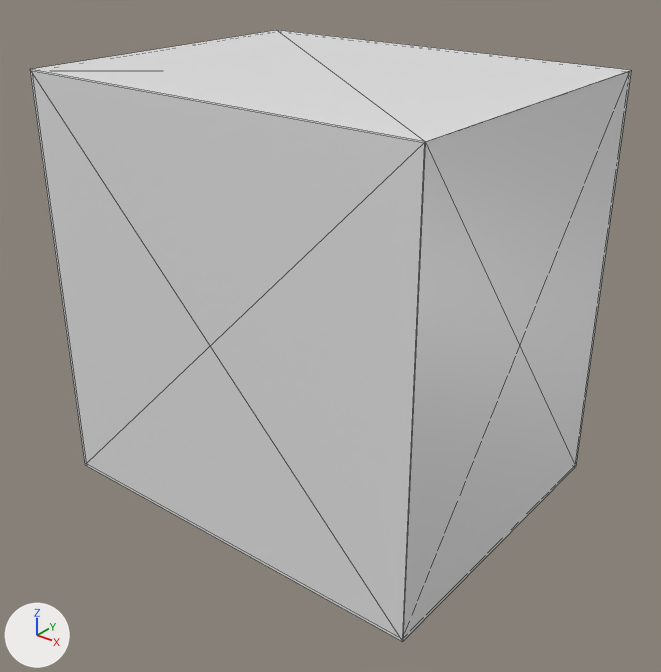
A saved change to the glTF model scene/models/map1.glb.
Camera for both pictures: a 50 mm camera at (39.7, -48.8, 42.4) aimed at (1.7, -1.4, 13.0). The axes (+X, +Y, +Z) are drawn at lower left. The lights are the same throughout. Mesh edges are drawn as thin lines. Objects named as collision shapes, trigger or cutter boxes, shadow casters or lower levels of detail are left out. Where no turn or scale is listed for an object, it has been applied to the vertices.
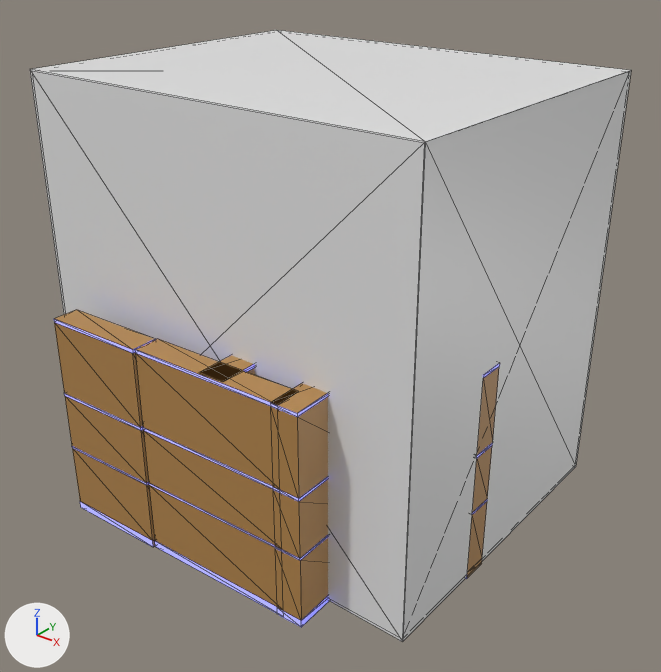
Where the newer file only moved an object's origin or applied its transform, the numbers keep the older frame.

Pixel boxes (x1, y1, x2, y2) of what changed, in the pictures (661 x 672 px):
'wall_1.008', added
    after: (135, 339, 299, 613)
    faces in mat_material_034 (orange #b4874c): (135, 339, 299, 607)
    faces in mat_material_033 (white #e7e7e7): (135, 350, 277, 613)
'wall_1.009', added
    after: (54, 310, 155, 547)
    faces in mat_material_036 (orange #b4874c): (54, 310, 155, 547)
    faces in mat_material_035 (white #e7e7e7): (54, 319, 155, 547)
'wall_1.005', added
    after: (270, 383, 329, 627)
    faces in mat_material_042 (orange #b4874c): (271, 383, 328, 620)
    faces in mat_material_041 (white #e7e7e7): (270, 393, 329, 627)
'wall_1', added
    after: (466, 363, 500, 579)
    faces in mat_material_003 (orange #b4874c): (467, 364, 499, 578)
    faces in mat_material_004 (white #e7e7e7): (466, 363, 500, 579)
'wall_1.010', added
    after: (199, 355, 255, 382)
    faces in mat_material_038 (orange #b4874c): (199, 355, 255, 382)

The edits, one by one:
Material 'Material.041' (mat_material_041) is new.
Its base color is (0.8, 0.8, 0.8) (white #e7e7e7).
Its emission color is (0.0, 0.00189, 1.0) (blue #0006ff).
Its emission strength is 1.0.
Material 'Material.042' (mat_material_042) is new.
Its base color is (0.458, 0.241, 0.0727) (orange #b4874c).
Material 'Material.033' (mat_material_033) is new.
Its base color is (0.8, 0.8, 0.8) (white #e7e7e7).
Its emission color is (0.0, 0.00189, 1.0) (blue #0006ff).
Its emission strength is 1.0.
Material 'Material.034' (mat_material_034) is new.
Its base color is (0.458, 0.241, 0.0727) (orange #b4874c).
Material 'Material.036' (mat_material_036) is new.
Its base color is (0.458, 0.241, 0.0727) (orange #b4874c).
Material 'Material.035' (mat_material_035) is new.
Its base color is (0.8, 0.8, 0.8) (white #e7e7e7).
Its emission color is (0.0, 0.00189, 1.0) (blue #0006ff).
Its emission strength is 1.0.
Material 'Material.037' (mat_material_037) is new.
Its base color is (0.8, 0.8, 0.8) (white #e7e7e7).
Its emission color is (0.0, 0.00189, 1.0) (blue #0006ff).
Its emission strength is 1.0.
Material 'Material.038' (mat_material_038) is new.
Its base color is (0.458, 0.241, 0.0727) (orange #b4874c).
Material 'Material.003' (mat_material_003) is new.
Its base color is (0.458, 0.241, 0.0727) (orange #b4874c).
Material 'Material.004' (mat_material_004) is new.
Its base color is (0.8, 0.8, 0.8) (white #e7e7e7).
Its emission color is (0.0, 0.00189, 1.0) (blue #0006ff).
Its emission strength is 1.0.
Mesh me_cube_031 is new.
It has 32 vertices, 60 faces and spans x 1.9..4.2, y -3.3..3.5, z -0.3..15.7.
Faces by material slot: [30, 30].
It uses material mat_material_042 (orange #b4874c).
It uses material mat_material_041 (white #e7e7e7).
Mesh me_cube_025 is new.
It has 32 vertices, 60 faces and spans x -5.9..6.1, y -4.3..-1.8, z -0.3..15.7.
Faces by material slot: [30, 30].
It uses material mat_material_034 (orange #b4874c).
It uses material mat_material_033 (white #e7e7e7).
Mesh me_cube_028 is new.
It has 32 vertices, 60 faces and spans x -3.9..4.1, y -4.2..-1.9, z -0.3..15.7.
Faces by material slot: [30, 30].
It uses material mat_material_036 (orange #b4874c).
It uses material mat_material_035 (white #e7e7e7).
Mesh me_cube_029 is new.
It has 32 vertices, 60 faces and spans x 1.9..4.2, y -3.3..3.5, z -0.3..15.7.
Faces by material slot: [30, 30].
It uses material mat_material_038 (orange #b4874c).
It uses material mat_material_037 (white #e7e7e7).
Mesh me_cube_003 is new.
It has 32 vertices, 60 faces and spans x -9.4..9.4, y -4.1..-2.1, z -0.3..15.7.
Faces by material slot: [30, 30].
It uses material mat_material_003 (orange #b4874c).
It uses material mat_material_004 (white #e7e7e7).
Object 'wall_1.005' (ob_wall_1_005) is new; it shows me_cube_031.
Its location is (5.8, -11.53, 0.0).
Object 'wall_1.008' (ob_wall_1_008) is new; it shows me_cube_025.
Its location is (2.33, -10.91, 0.0).
Object 'wall_1.009' (ob_wall_1_009) is new; it shows me_cube_028.
Its location is (-7.74, -11.39, 0.0).
Object 'wall_1.010' (ob_wall_1_010) is new; it shows me_cube_029.
Its location is (-0.14, -11.53, 0.0).
Object 'wall_1' (ob_wall_1) is new; it shows me_cube_003.
Its location is (6.48, 0.0, 0.0).
